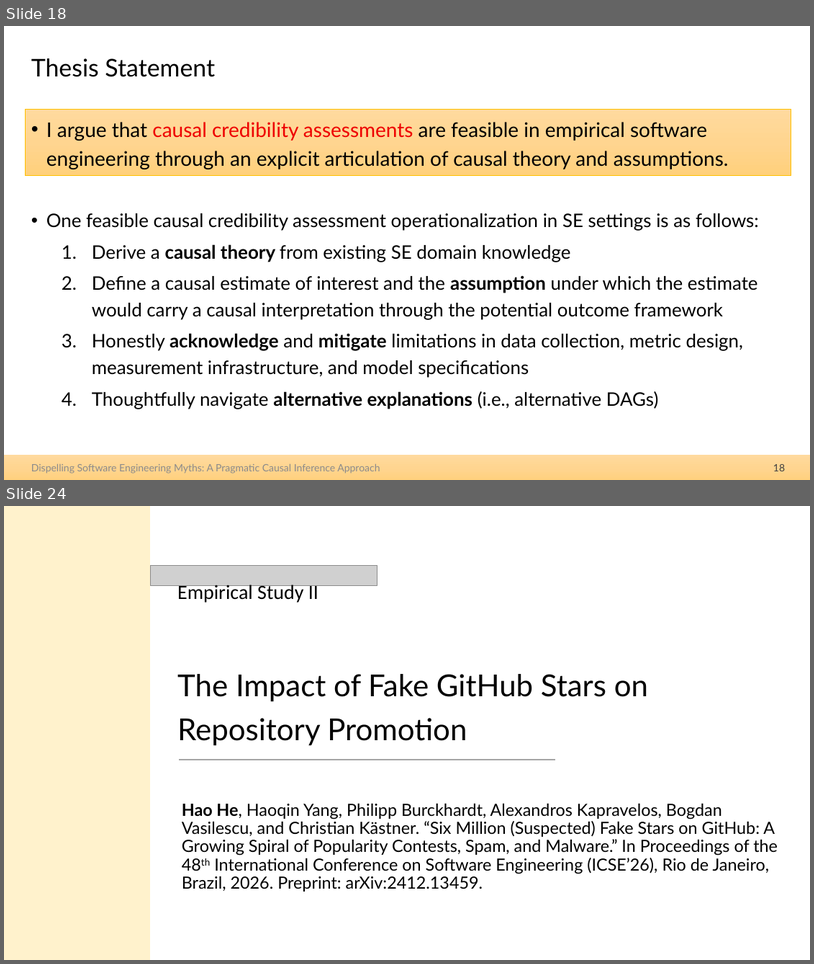
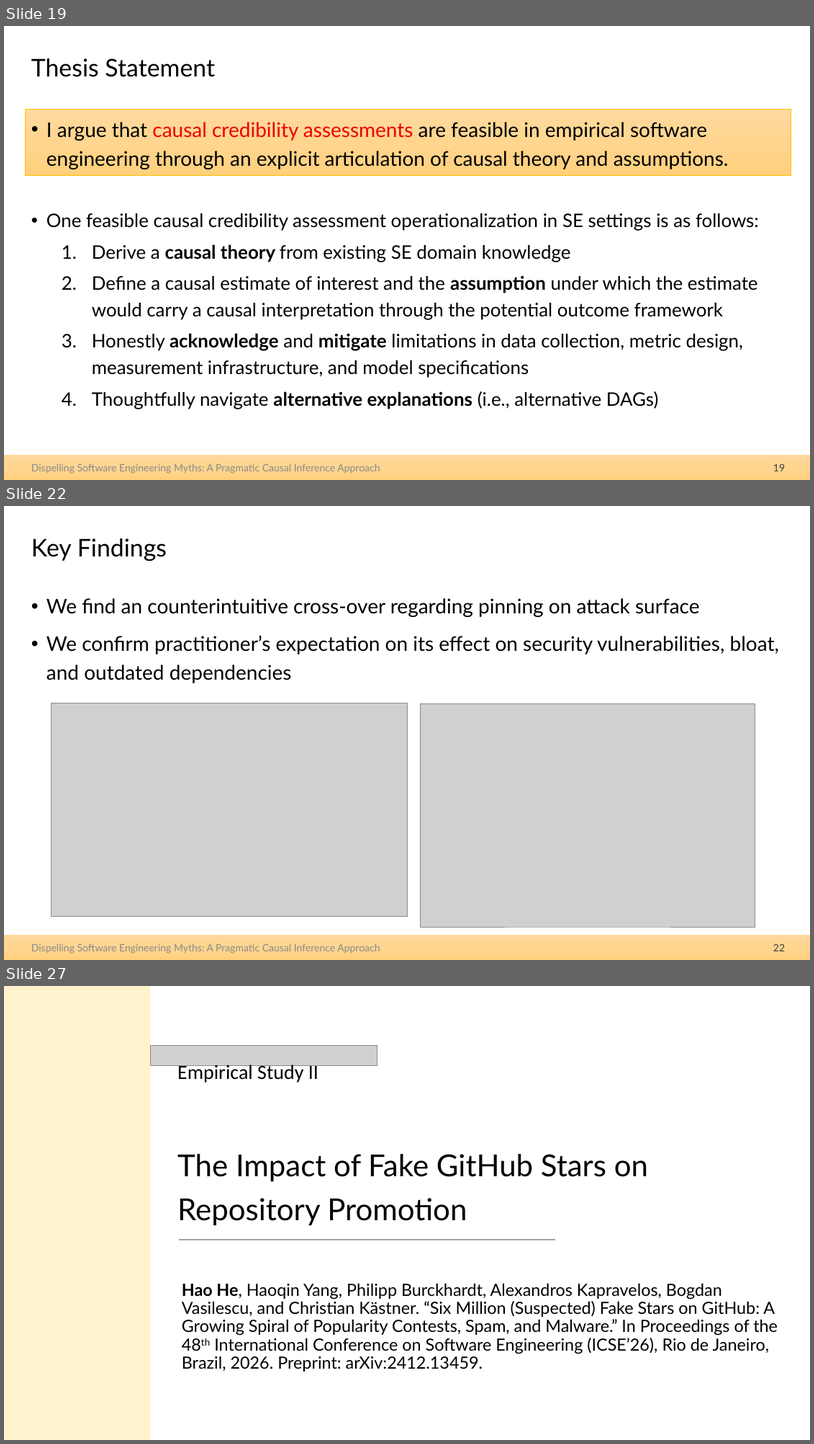
Before and after one commit to hehao98/Thesis, a slide deck: 2026.09.21-Thesis Defense.pptx. Shown one above the other, each under a label of ours: slides 18 and 24 before the commit, slides 19, 22 and 27 after it; the slides between them are not shown. The pictures are 814x964 and 814x1444 pixels, drawn with LibreOffice and Linux fonts; fonts in the diff are those of the drawing; grey boxes stand for pictures. Boxes give left, top, right and bottom in pixels: in the first picture for what was removed or moved away, otherwise in the second. Text is boxed around its words. In the diff, an @@ line names an element or a change of style, - is before the commit and + after.

```diff
--- a/2026.09.21-Thesis Defense.pptx
+++ b/2026.09.21-Thesis Defense.pptx
@@ slide 22 added at (x1=4, y1=506, x2=810, y2=960), background #FFFFFF; not listed: 1 template element that a slide beside it also shows @@
@@ title added at (x1=31, y1=538, x2=167, y2=561), 29 pt, text #000000 @@
+Key Findings
@@ text added at (x1=46, y1=598, x2=779, y2=683), 24 pt, text #000000 @@
+• We find an counterintuitive cross-over regarding pinning on attack surface
+• We confirm practitioner’s expectation on its effect on security vulnerabilities, bloat, and outdated dependencies
@@ picture added at (x1=52, y1=703, x2=407, y2=916) @@
@@ picture added at (x1=421, y1=704, x2=756, y2=926) @@
@@ text added at (x1=31, y1=944, x2=380, y2=953), 12 pt, text #8C8C8C @@
+Dispelling Software Engineering Myths: A Pragmatic Causal Inference Approach
@@ page number added at (x1=774, y1=944, x2=785, y2=951), 12 pt, text #404040 @@
+22
@@ what was slide 18 is now slide 19 @@
@@ page number at (x1=774, y1=464, x2=785, y2=471): text changed @@
-18
+19
@@ what was slide 24 is now slide 27 @@
```
Also in this commit, not shown: 10 slides changed, 14 other slides added, 5 slides removed.
